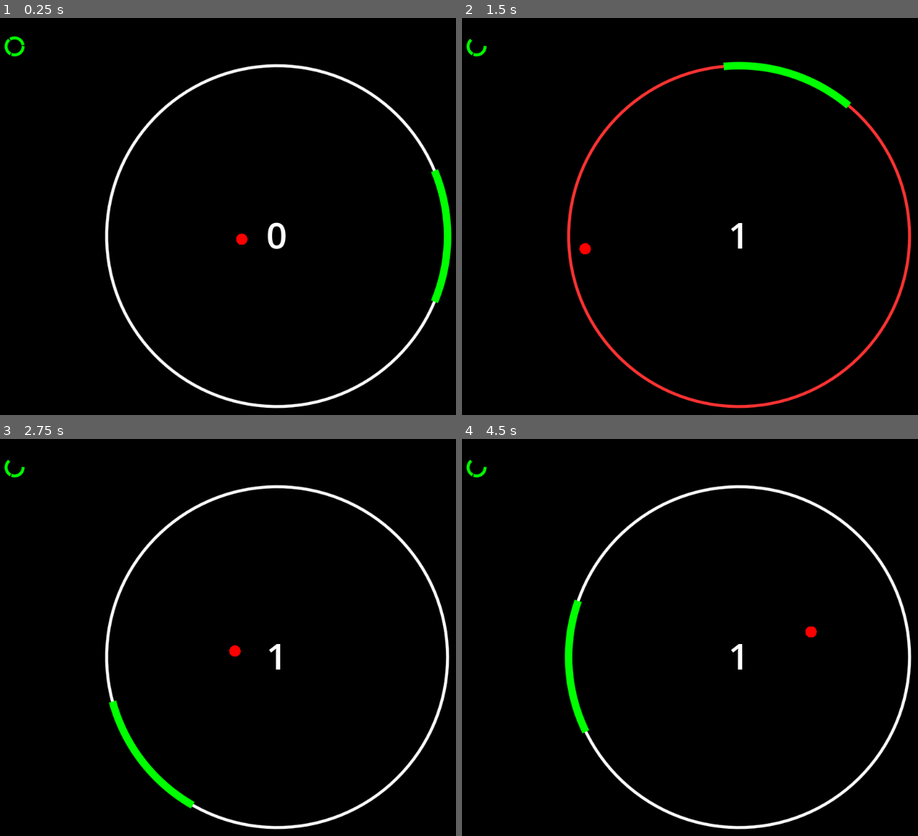
Above: before the commit, frames 1-4 (two rows, left to right).
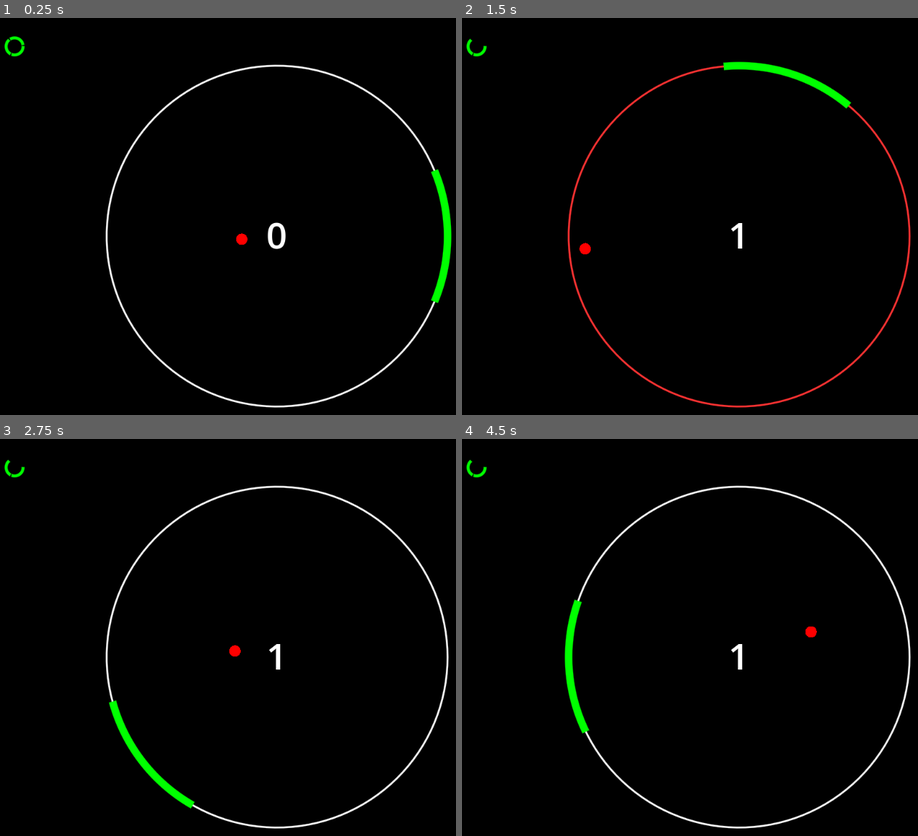
Above: after the commit, the same moments.

Repository: hstubb2/pong_circle
Game: Godot game, scene res://main.tscn
Same seed, same stepped clock (60 frames per second), same inputs: the game is played once before the commit and once after it.
Inputs (mouse positions are in pixels of both pictures, inside the frame that each line leads up to):
- Up to frame 1 (0.25 s): no input
- Up to frame 2 (1.5 s): tap Enter (ui_accept) at 0.5, 0.77 s; move the mouse to (867, 212) at 0.52 s; hold Right (ui_right) 0.53-1.28 s; click (867, 212) at 0.67 s; move the mouse to (621, 256) at 1.27 s; hold Left (ui_left) from 1.28 s (still down)
- Up to frame 3 (2.75 s): tap Enter (ui_accept) at 1.52, 2 s; move the mouse to (337, 562) at 2.02 s; release Left (ui_left) at 2.03 s; hold Right (ui_right) from 2.03 s (still down)
- Up to frame 4 (4.5 s): move the mouse to (708, 744) at 2.77 s; click (708, 744) at 2.92 s; tap Enter (ui_accept) at 3.02, 3.5, 3.77, 4.25 s; move the mouse to (913, 720) at 3.52 s; release Right (ui_right) at 3.53 s; hold Left (ui_left) from 3.53 s (still down); move the mouse to (562, 589) at 4.27 s

The runs differ from the first frame. In frame 1, 1.5% of the frame differs, in the area x 22-96%, y 11-99%; in frame 2, 1.5%; in frame 3, 1.5%; in frame 4, 1.5%, in the area x 25-99%, y 11-99%.

Commit message:
Make the white circle thinner

Diff:
--- a/main.gd
+++ b/main.gd
@@ -518,7 +518,7 @@
     if arena_flash_timer > 0.0:
         arena_color = Color.RED.lerp(Color.WHITE, 1.0 - arena_flash_timer)
     arena_color.a *= fade_alpha
-    draw_arc(center, arena_radius, 0, TAU, 128, arena_color, 4.0, true)
+    draw_arc(center, arena_radius, 0, TAU, 128, arena_color, 2.0, true)
 
     # Trajectory Powerup Drawing
     var has_trajectory = false
